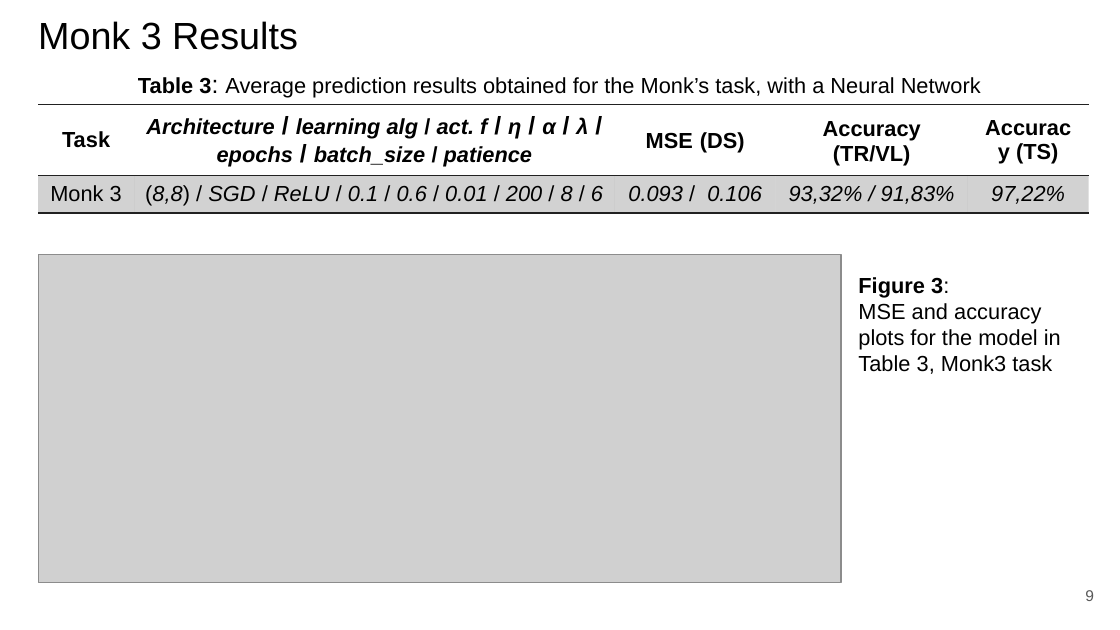
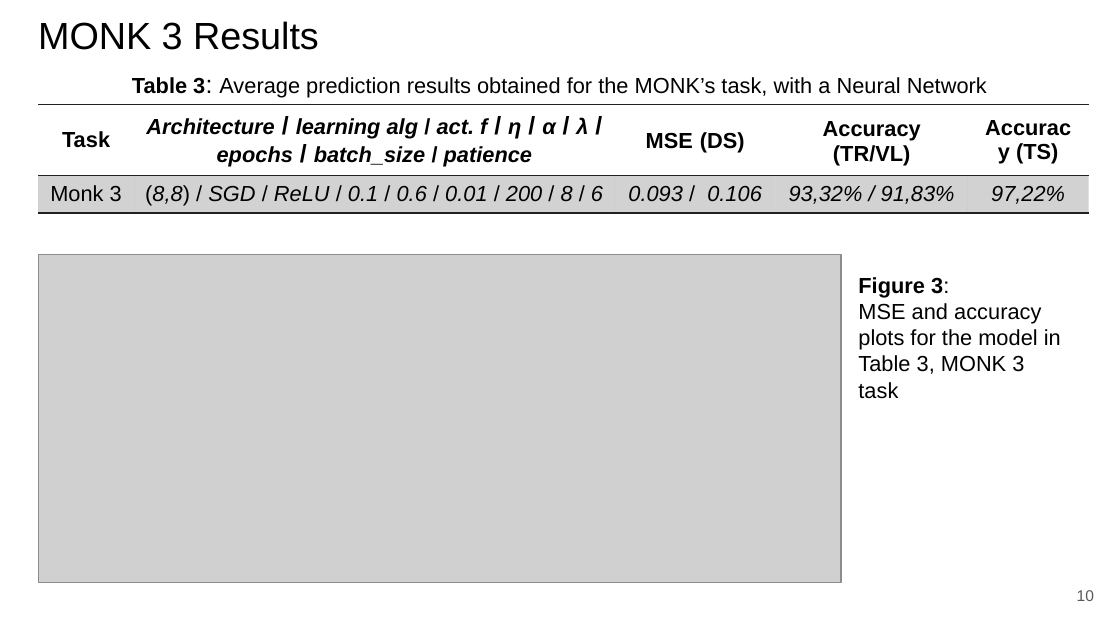
Before and after one commit to paolo-junior-mollica/machine-learning-project, a slide deck: slide 10 of relazione/ML-2023-PRJ-Slides-Demo.pptx (slide 9 before the commit). Drawn at 1120x630 pixels with LibreOffice and Linux fonts; fonts in the diff are those of the drawing; grey boxes stand for pictures. Boxes give left, top, right and bottom in pixels: in the first picture for what was removed or moved away, otherwise in the second. Text is boxed around its words. In the diff, an @@ line names an element or a change of style, - is before the commit and + after.

```diff
--- a/relazione/ML-2023-PRJ-Slides-Demo.pptx
+++ b/relazione/ML-2023-PRJ-Slides-Demo.pptx
@@ title at [38,21,319,50]: text changed @@
-Monk 3 Results
+MONK 3 Results
@@ text at [132,77,987,98]: text changed @@
-Table 3: Average prediction results obtained for the Monk’s task, with a Neural Network
+Table 3: Average prediction results obtained for the MONK’s task, with a Neural Network
@@ text at [858,277,1061,374]: text changed @@
-Figure 3:
-MSE and accuracy plots for the model in Table 3, Monk3 task
+Figure 3:
+MSE and accuracy plots for the model in Table 3, MONK 3 task
@@ page number at [1077,590,1094,601]: text changed @@
-9
+10
```
Also in this commit, not shown: 17 other slides changed, 2 slides added.
